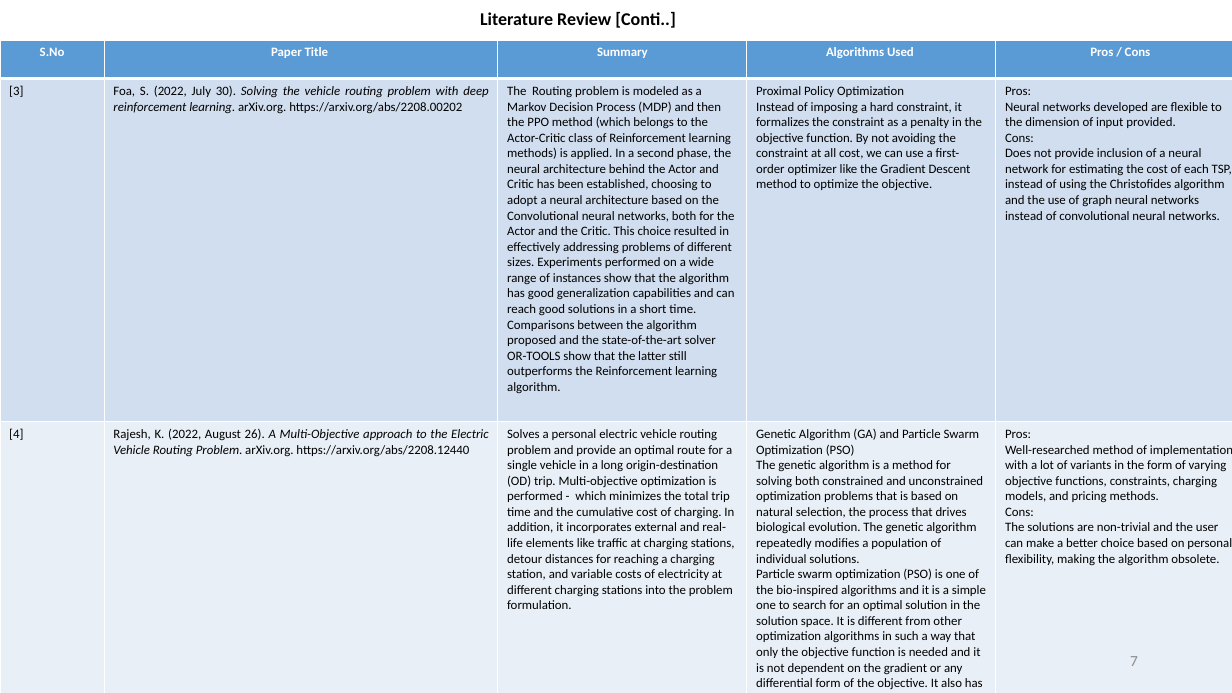
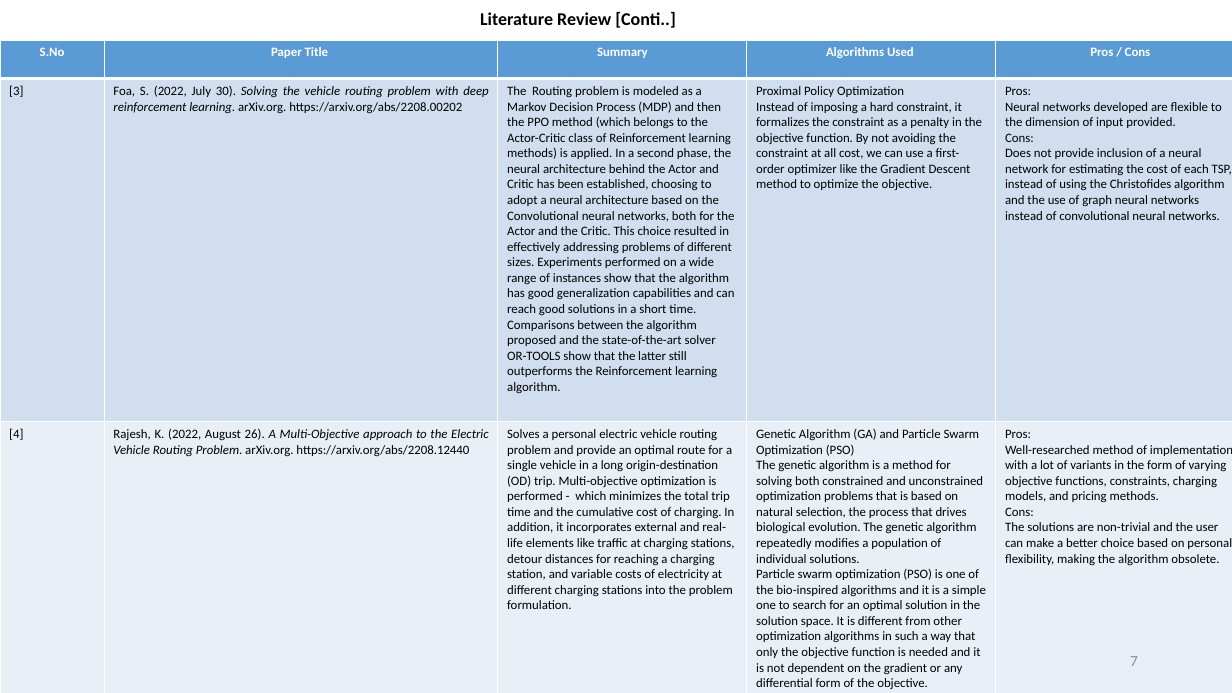
Before and after one commit to AryamanHM/Navigator, a slide deck: slide 7 of CAPSTONE PROJECT/REVIEW_1_19BCE1027-ARYAMAN.pptx. Drawn at 1232x693 pixels with LibreOffice and Linux fonts; fonts in the diff are those of the drawing. Boxes give left, top, right and bottom in pixels: in the first picture for what was removed or moved away, otherwise in the second. Text is boxed around its words. In the diff, an @@ line names an element or a change of style, - is before the commit and + after.

```diff
--- a/CAPSTONE PROJECT/REVIEW_1_19BCE1027-ARYAMAN.pptx
+++ b/CAPSTONE PROJECT/REVIEW_1_19BCE1027-ARYAMAN.pptx
@@ table at (0,40,1232,693) @@
-row 3, column 4: Genetic Algorithm (GA) and Particle Swarm Optimization (PSO) / The genetic algorithm is a method for solving both constrained and unconstrained optimization problems that is based on natural selection, the process that drives biological evolution. The genetic algorithm repeatedly modifies a population of individual solutions. / Particle swarm optimization (PSO) is one of the bio-inspired algorithms and it is a simple one to search for an optimal solution in the solution space. It is different from other optimization algorithms in such a way that only the objective function is needed and it is not dependent on the gradient or any differential form of the objective. It also has very few hyperparameters.
+row 3, column 4: Genetic Algorithm (GA) and Particle Swarm Optimization (PSO) / The genetic algorithm is a method for solving both constrained and unconstrained optimization problems that is based on natural selection, the process that drives biological evolution. The genetic algorithm repeatedly modifies a population of individual solutions. / Particle swarm optimization (PSO) is one of the bio-inspired algorithms and it is a simple one to search for an optimal solution in the solution space. It is different from other optimization algorithms in such a way that only the objective function is needed and it is not dependent on the gradient or any differential form of the objective.
```
Also in this commit, not shown: 2 other slides changed, 3 other files.
